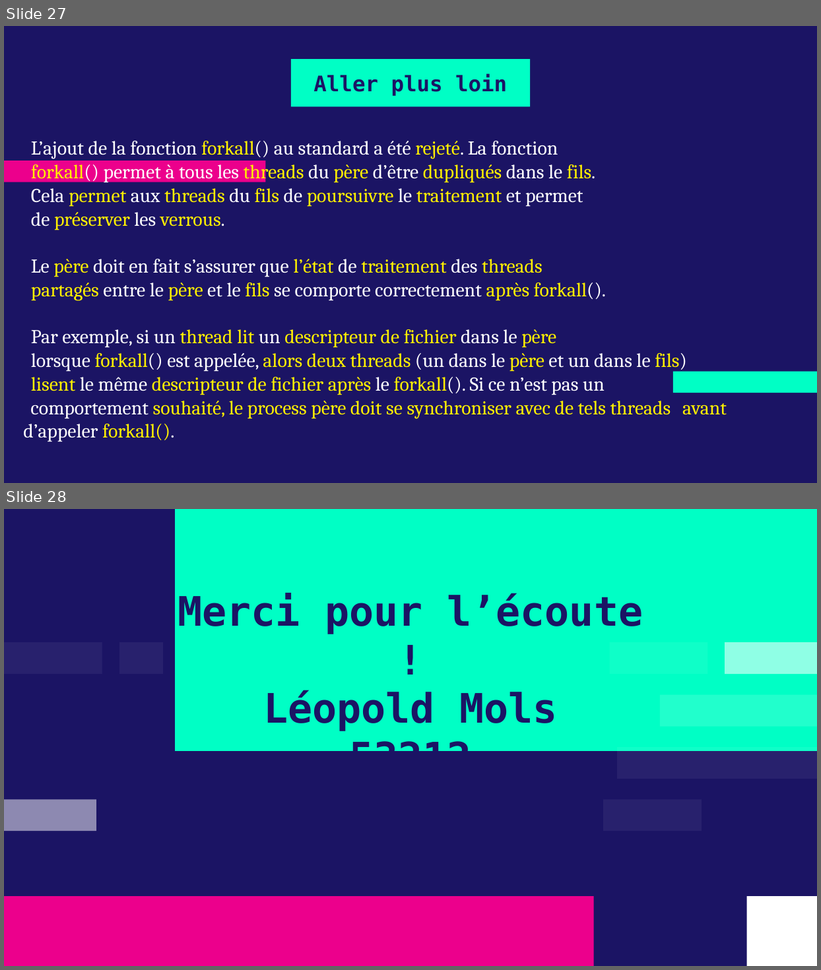
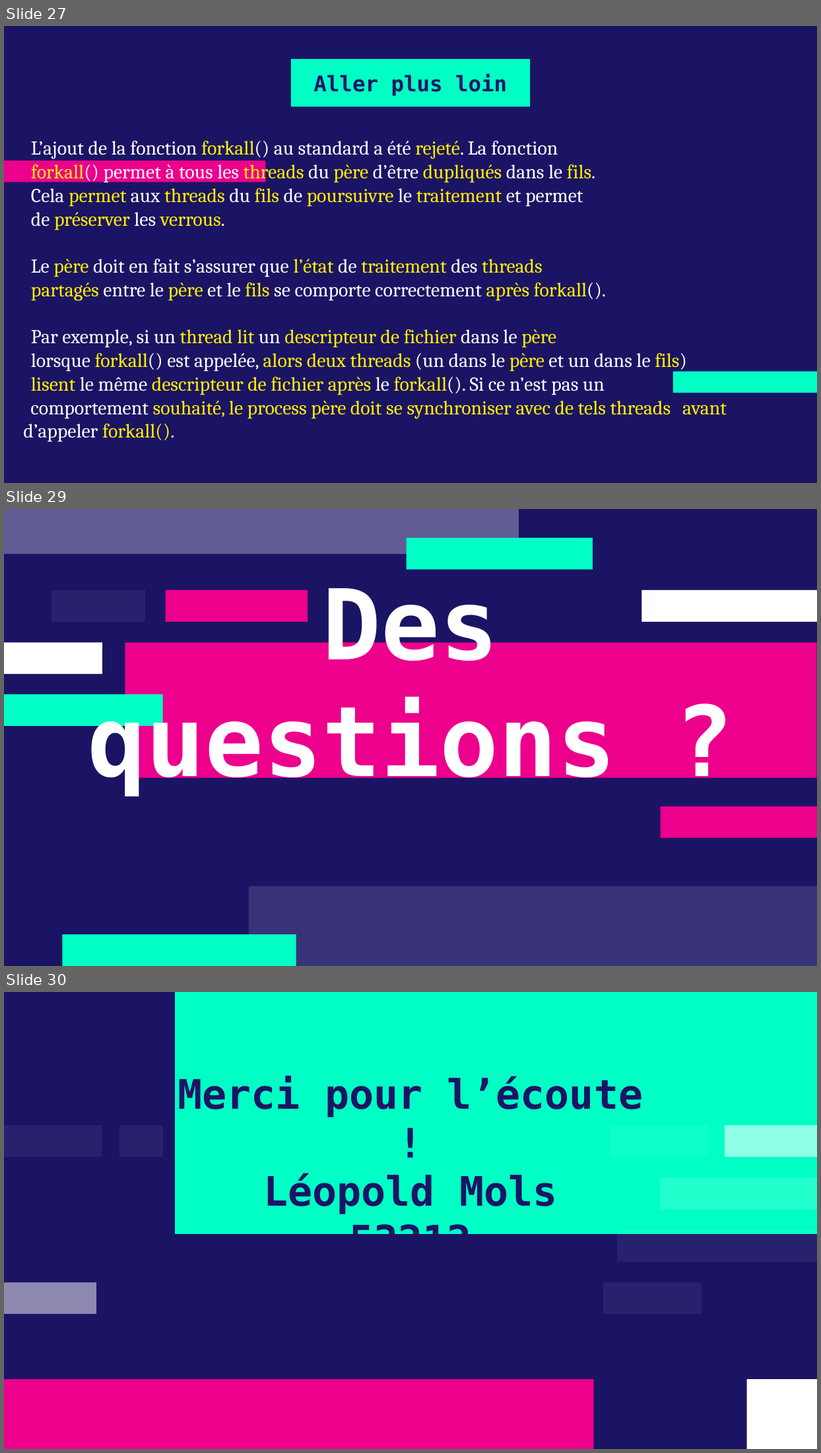
Before and after one commit to leomols97/sysg6_2022, a slide deck: Août/MOLS_FORK_VFORK_CLONE/Documents/MOLS_FORK_VFORK_CLONE.pptx. Shown one above the other, each under a label of ours: slides 27 and 28 before the commit, slides 27, 29 and 30 after it; the slides between them are not shown. The pictures are 821x970 and 821x1453 pixels, drawn with LibreOffice and Linux fonts; fonts in the diff are those of the drawing. Boxes give left, top, right and bottom in pixels: in the first picture for what was removed or moved away, otherwise in the second. Text is boxed around its words. In the diff, an @@ line names an element or a change of style, - is before the commit and + after.

```diff
--- a/Août/MOLS_FORK_VFORK_CLONE/Documents/MOLS_FORK_VFORK_CLONE.pptx
+++ b/Août/MOLS_FORK_VFORK_CLONE/Documents/MOLS_FORK_VFORK_CLONE.pptx
@@ slide 29 added at [4,509,817,966], background #1B1464 @@
@@ rectangle added at [4,509,519,554], fill #FFFFFF at 31% opacity @@
@@ rectangle added at [407,537,593,569], fill #00FFC5 @@
@@ title added at [87,580,616,796], 86.5 pt, text #FFFFFF, bold @@
+Des questions ?
@@ rectangle added at [51,590,145,622], fill #FFFFFF at 6% opacity @@
@@ rectangle added at [165,590,308,622], fill #EC008C @@
@@ rectangle added at [642,590,816,622], fill #FFFFFF @@
@@ rectangle added at [4,642,102,674], fill #FFFFFF @@
@@ rectangle added at [125,642,817,778], fill #EC008C @@
@@ rectangle added at [4,694,162,726], fill #00FFC5 @@
@@ rectangle added at [660,807,817,838], fill #EC008C @@
@@ rectangle added at [249,887,817,966], fill #FFFFFF at 13% opacity @@
@@ rectangle added at [63,935,296,966], fill #00FFC5 @@
@@ what was slide 28 is now slide 30 @@
```
Also in this commit, not shown: 3 slides changed, 1 other slide added, 20 other files.
